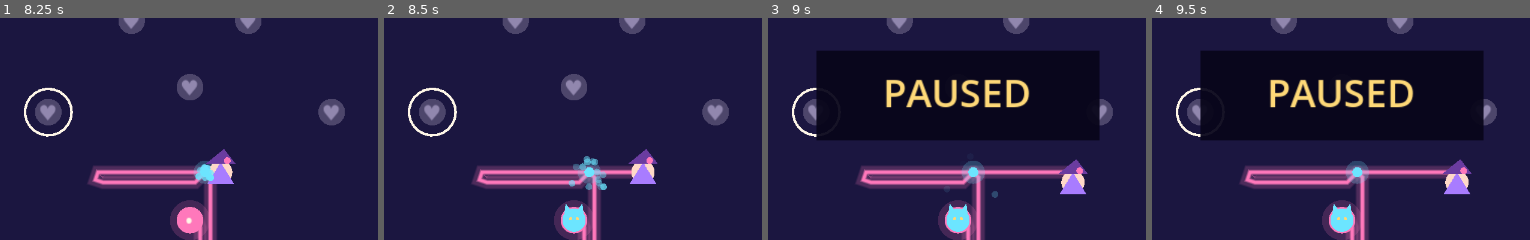
Above: before the commit, frames 1-4 (left to right).
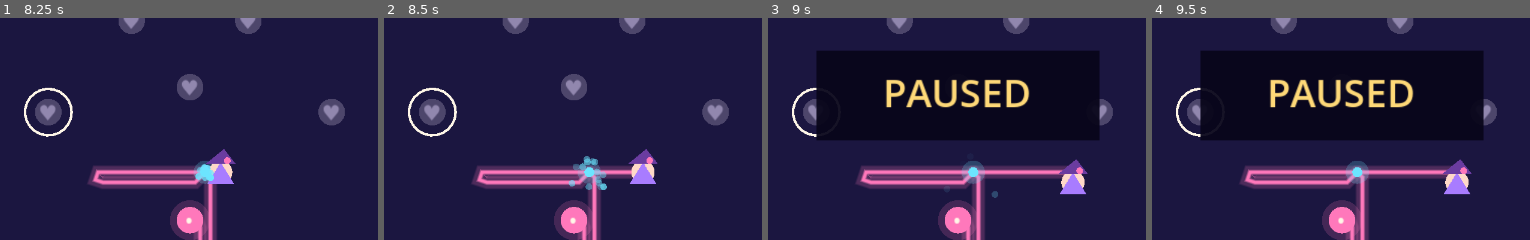
Above: after the commit, the same moments.

Repository: jianglanyue233-spec/myfirstgame
Game: Godot game, scene res://main.tscn
The game is run twice, just before and just after one commit, with the same random seed, the same clock (stepped at 60 frames per second) and the same inputs.
Inputs:
- Up to frame 1 (8.25 s): click "BEGIN WEAVING" at 0.5 s; tap Enter at 1.25, 3.5, 6.5 s; hold Right (ui_right) 1.28-2.03 s; tap P every 0.75 s from 1.35 to 8.1 s; tap Space at 1.52, 2, 2.27, 3.77, 4.52, 5, 5.27, 6.77, 7.52, 8 s; hold Down (ui_down) 2.03-2.78 s; hold Right (ui_right) 2.78-3.53 s; hold Up (ui_up) 3.53-4.28 s; hold Left (ui_left) 4.28-5.78 s; hold Down (ui_down) 5.78-6.53 s; hold Right (ui_right) 6.53-7.28 s; hold Up (ui_up) 7.28-8.03 s; hold Right (ui_right) from 8.03 s (still down)
- Up to frame 2 (8.5 s): keep holding Right (ui_right); tap Space at 8.27 s
- Up to frame 3 (9 s): release Right (ui_right) at 8.78 s; hold Down (ui_down) from 8.78 s (still down); tap P at 8.85 s
- Up to frame 4 (9.5 s): keep holding Down (ui_down)
The pictures show only the part of the screen within x 25-75%, y 33-83%; the shares and areas given below are measured in that part.

Frame 1 is identical in both runs. In frame 2, 0.6% of the frame differs, in the area x 47-54%, y 83-97%; in frame 3, 0.6%; in frame 4, 0.6%.

Commit message:
Fix impossible Moon Thread level budgets

Diff:
--- a/moon-thread/game.gd
+++ b/moon-thread/game.gd
@@ -45,7 +45,7 @@
 	{"name":"HEARTBEAT", "hint":"Connect three hearts", "color":PINK, "limit":560.0,
 	 "points":[Vector2(240,210),Vector2(155,145),Vector2(205,90),Vector2(240,130),Vector2(275,90),Vector2(325,145)],
 	 "symbols":["START","HEART","HEART","HEART","HEART","HEART"]},
-	{"name":"FALLING STAR", "hint":"Trace the star path", "color":GOLD, "limit":650.0,
+	{"name":"FALLING STAR", "hint":"Trace the star path", "color":GOLD, "limit":1120.0,
 	 "points":[Vector2(110,205),Vector2(240,70),Vector2(370,205),Vector2(160,125),Vector2(320,125),Vector2(110,205)],
 	 "symbols":["START","STAR","STAR","STAR","STAR","STAR"]},
 	{"name":"CRESCENT", "hint":"Wake the moon", "color":BLUE, "limit":610.0,
@@ -54,7 +54,7 @@
 	{"name":"BUTTERFLY", "hint":"Cross the thread to tie a knot", "color":PURPLE, "limit":760.0,
 	 "points":[Vector2(240,215),Vector2(145,170),Vector2(150,75),Vector2(240,140),Vector2(330,75),Vector2(335,170),Vector2(240,140),Vector2(240,215)],
 	 "symbols":["START","GEM","STAR","KNOT","STAR","GEM","KNOT","FLOWER"]},
-	{"name":"MOON CROWN", "hint":"Complete the garden sigil", "color":Color("ff9fe5"), "limit":900.0,
+	{"name":"MOON CROWN", "hint":"Complete the garden sigil", "color":Color("ff9fe5"), "limit":1120.0,
 	 "points":[Vector2(80,210),Vector2(110,95),Vector2(180,155),Vector2(240,70),Vector2(300,155),Vector2(370,95),Vector2(400,210),Vector2(240,180),Vector2(80,210)],
 	 "symbols":["START","MOON","HEART","STAR","HEART","MOON","GEM","CROWN","FLOWER"]}
 ]
@@ -133,7 +133,7 @@
 	thread_used = 0.0
 	thread_limit = data.limit
 	remaining = ROUND_TIME
-	cat_delay = 4.0
+	cat_delay = 7.0
 	cat_tick = 0.0
 	cat_stun = 0.0
 	pulse_cooldown = 0.0
